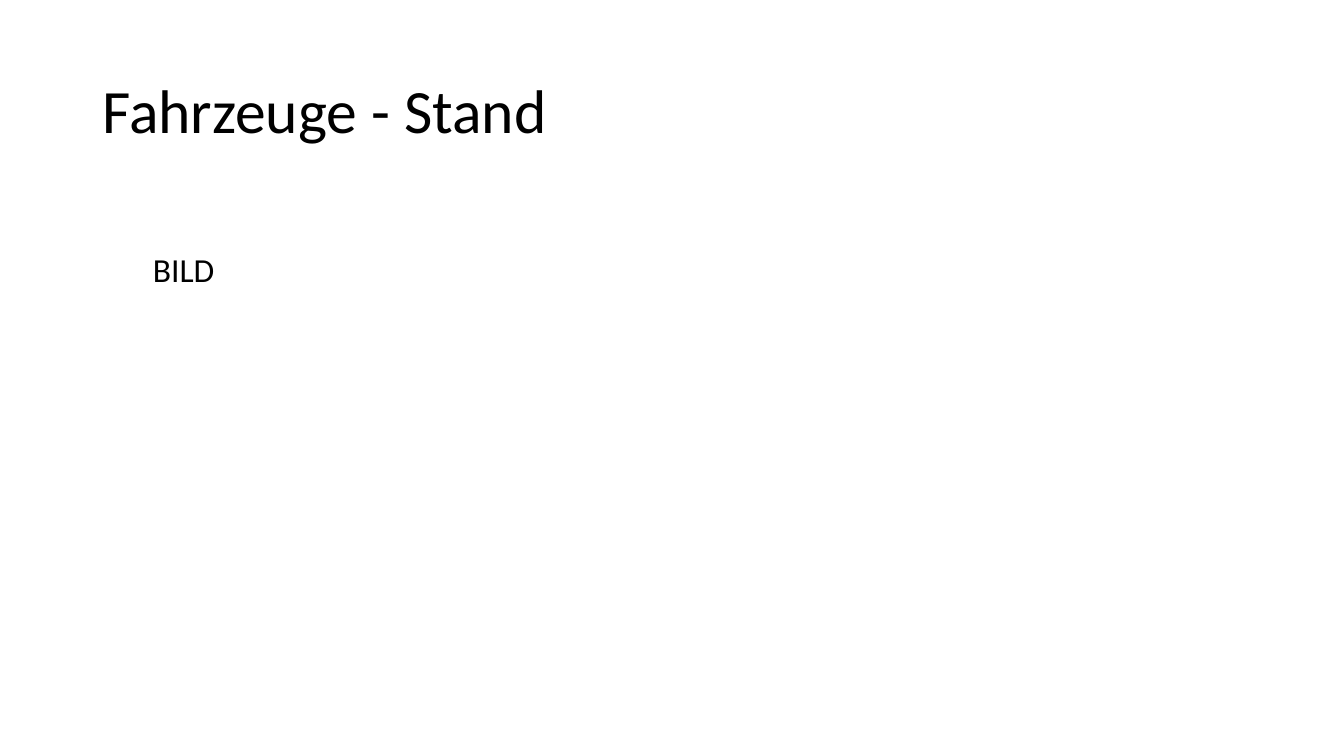
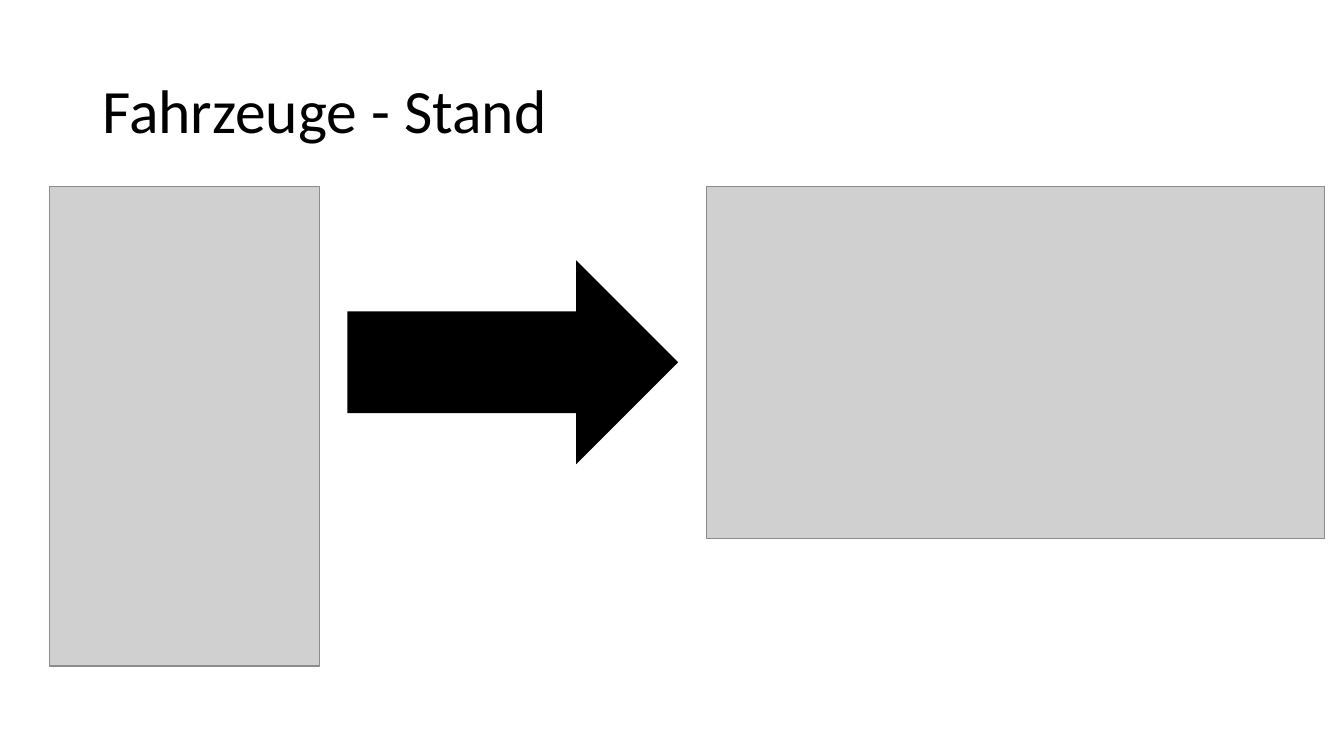
Before and after one commit to simonhauck/M-AI-SmartCars, a slide deck: slide 2 of workshops/2019_10_23/Präsentation 23_10_2019.pptx. Drawn at 1344x756 pixels with LibreOffice and Linux fonts; fonts in the diff are those of the drawing; grey boxes stand for pictures; background and template pictures are left out. Boxes give left, top, right and bottom in pixels: in the first picture for what was removed or moved away, otherwise in the second. Text is boxed around its words. In the diff, an @@ line names an element or a change of style, - is before the commit and + after.

Commit message:
car fastening, slides and screenshots

```diff
--- a/workshops/2019_10_23/Präsentation 23_10_2019.pptx
+++ b/workshops/2019_10_23/Präsentation 23_10_2019.pptx
@@ picture added at bbox=[49, 187, 320, 666] @@
@@ picture added at bbox=[706, 187, 1325, 538] @@
@@ text removed at bbox=[153, 260, 214, 282] @@
-  BILD
@@ right arrow added at bbox=[348, 262, 678, 463], fill #000000, outline #000000 1 pt @@
```
Also in this commit, not shown: 3 slides added, 6 other files.
